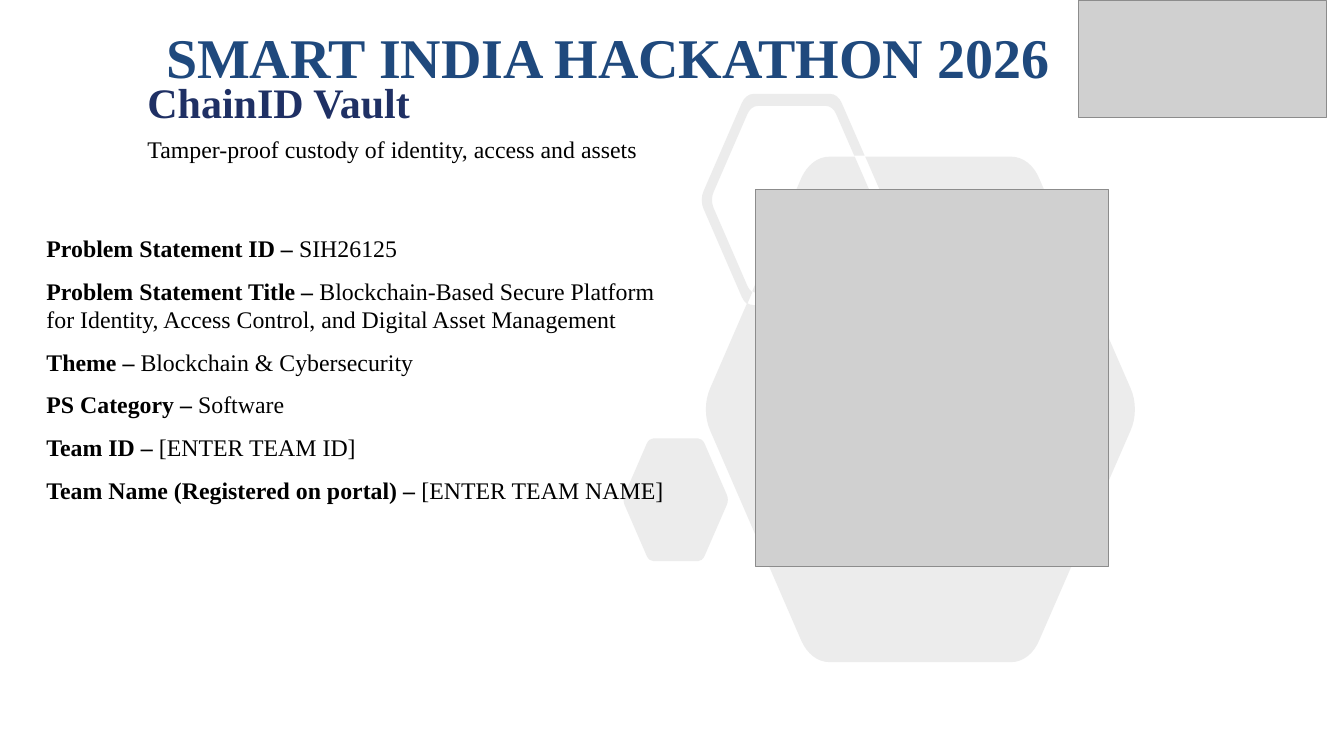
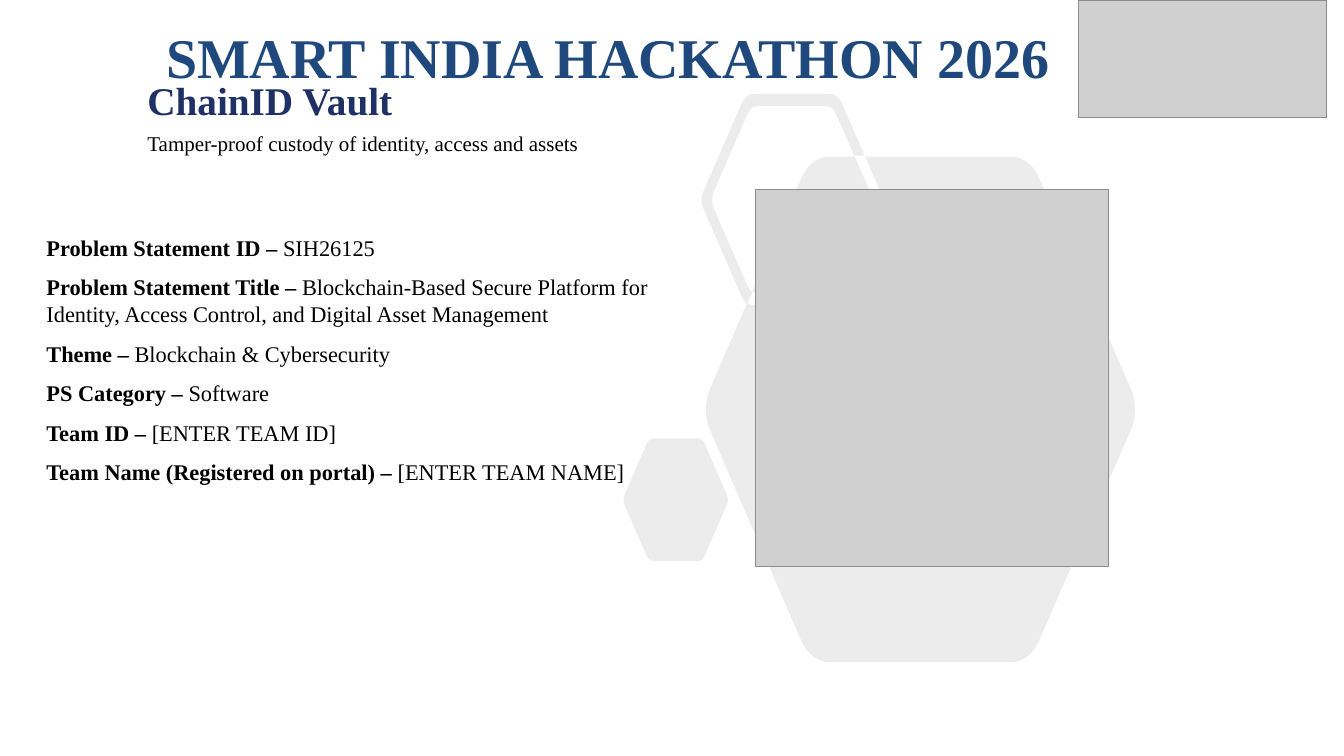
Before and after one commit to tohraan/chainid-vault, a slide deck: slide 1 of docs/SIH2026_ChainIDVault_IdeaPPT.pptx. Drawn at 1344x756 pixels with LibreOffice and Linux fonts; fonts in the diff are those of the drawing; grey boxes stand for pictures. Boxes give left, top, right and bottom in pixels: in the first picture for what was removed or moved away, otherwise in the second. Text is boxed around its words. In the diff, an @@ line names an element or a change of style, - is before the commit and + after.

```diff
--- a/docs/SIH2026_ChainIDVault_IdeaPPT.pptx
+++ b/docs/SIH2026_ChainIDVault_IdeaPPT.pptx
@@ subtitle "ChainID Vault" at bbox=[147, 87, 578, 156]: size 30 to 28 pt in "ChainID Vault"; size 17 to 15 pt in "Tamper-proof custody of identity, access and assets" @@
@@ text "Problem Statement ID – SIH26125" at bbox=[46, 240, 647, 485]: size 17 to 16 pt; less space between paragraphs @@
```
Also in this commit, not shown: 5 other slides changed, 1 other file.
